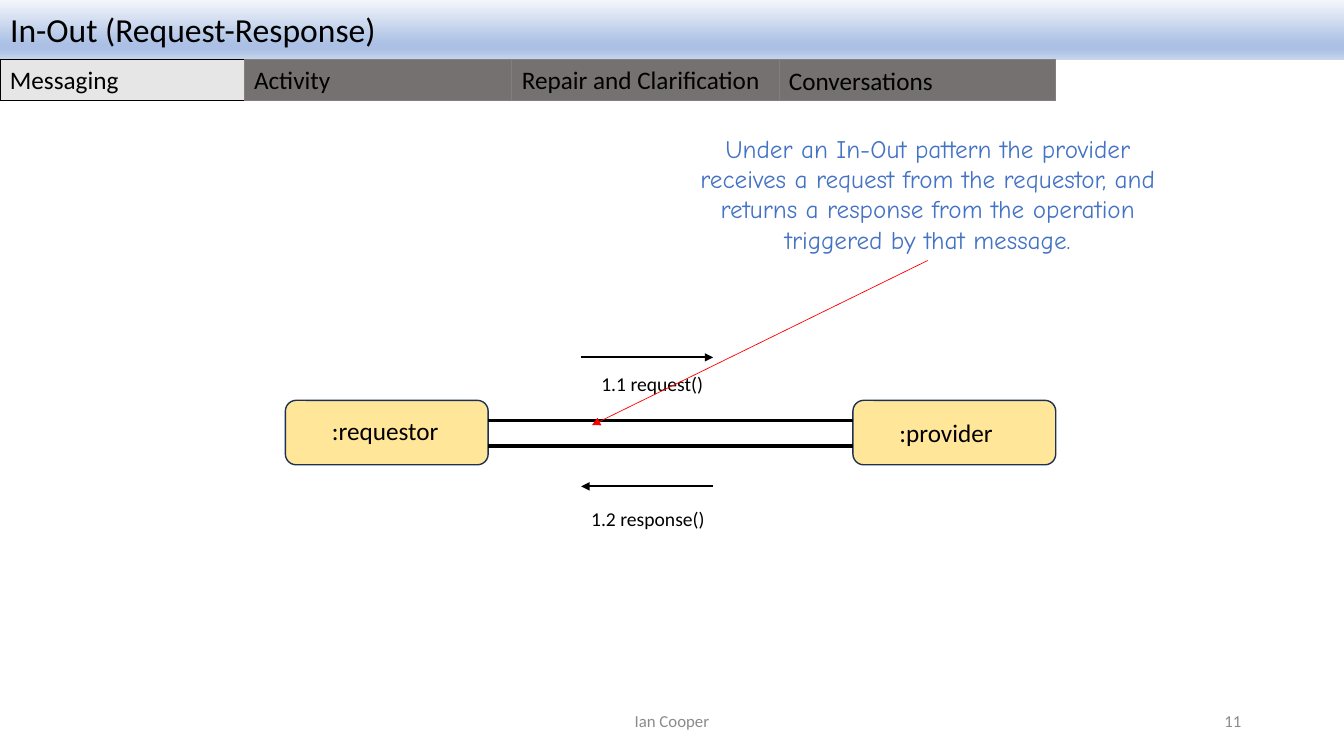
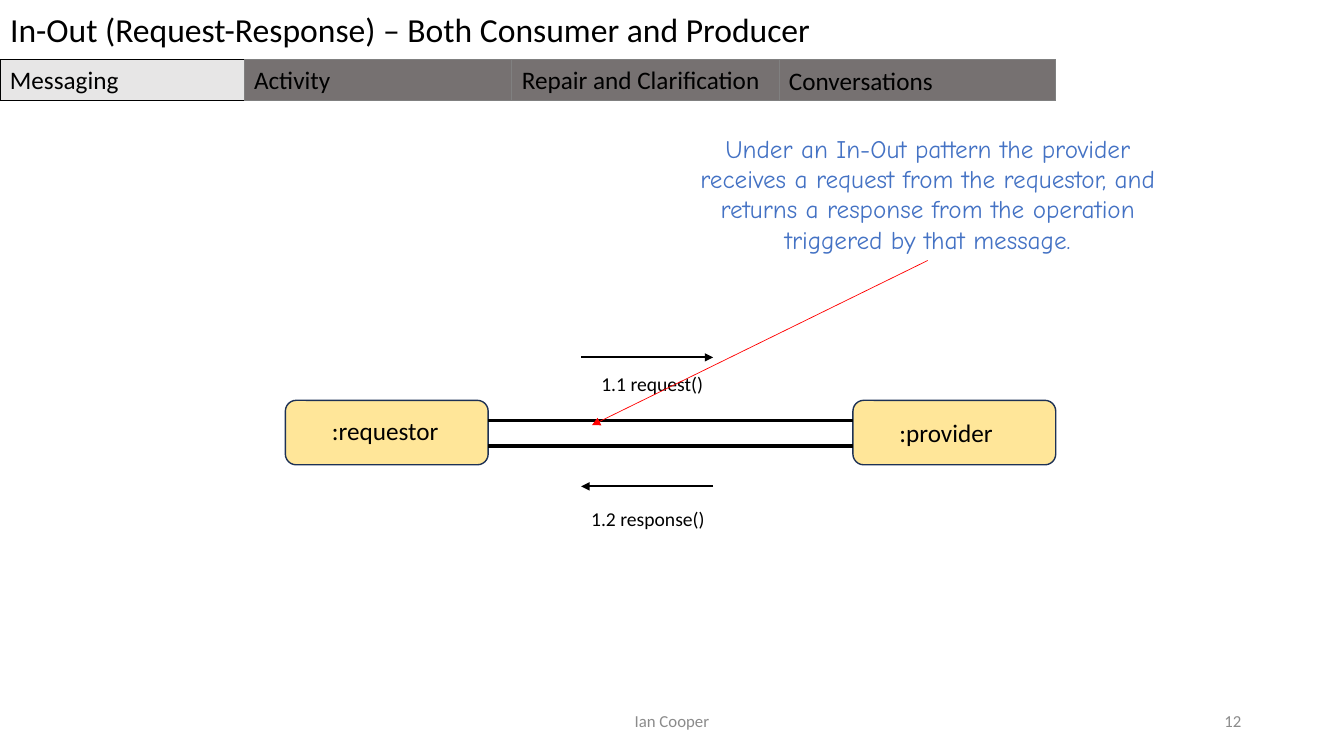
Before and after one commit to iancooper/Presentations, a slide deck: slide 12 of Conversation Patterns.pptx (slide 11 before the commit). Drawn at 1344x756 pixels with LibreOffice and Linux fonts; fonts in the diff are those of the drawing. Boxes give left, top, right and bottom in pixels: in the first picture for what was removed or moved away, otherwise in the second. Text is boxed around its words. In the diff, an @@ line names an element or a change of style, - is before the commit and + after.

```diff
--- a/Conversation Patterns.pptx
+++ b/Conversation Patterns.pptx
@@ rectangle "In-Out (Request-Response) – Both Consumer ..." at box(0, 0, 1344, 60): fill gradient #F6F8FC to #ABC0E4 to #C7D5ED to #FFFFFF @@
@@ text in rectangle at box(10, 17, 810, 48): text changed @@
-In-Out (Request-Response)
+In-Out (Request-Response) – Both Consumer and Producer
@@ page number at box(1224, 716, 1241, 727): text changed @@
-11
+12
```
Also in this commit, not shown: 50 other slides changed, 1 slide added, 1 other file.
